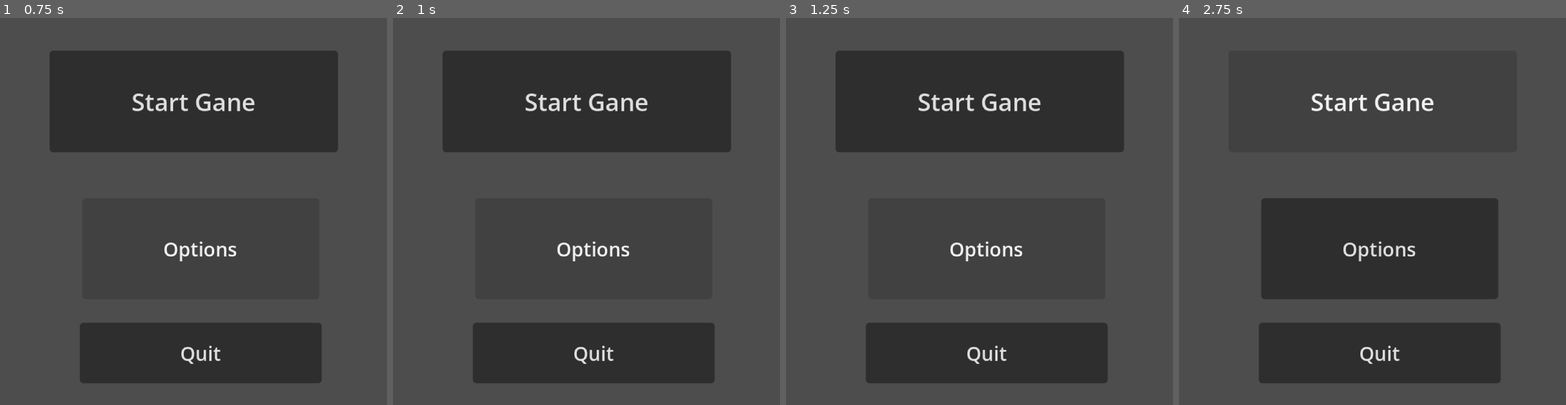
Above: before the commit, frames 1-4 (left to right).
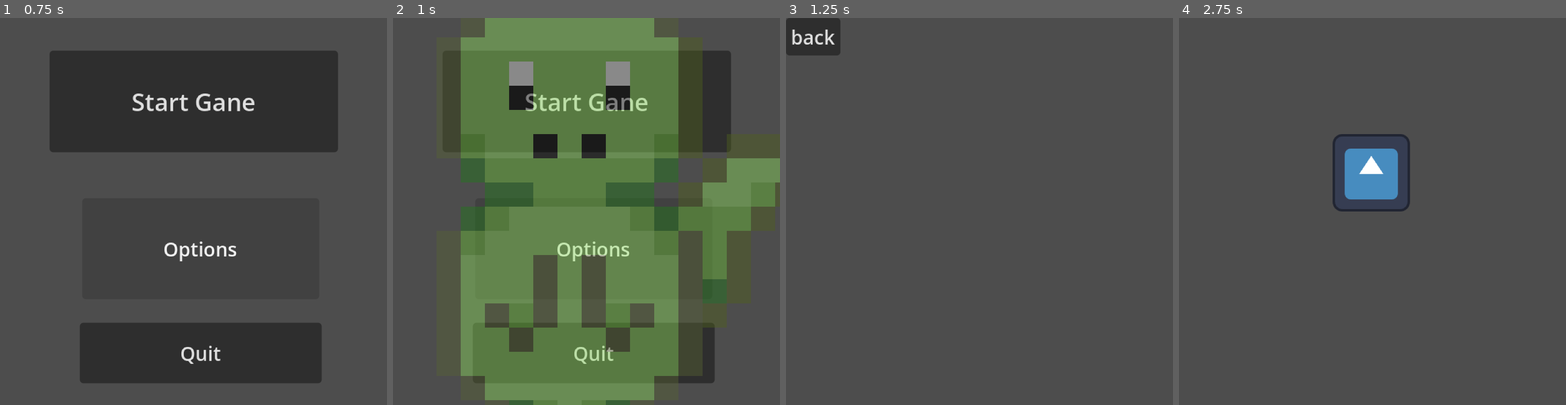
Above: after the commit, the same moments.

Repository: EricZhou-Krey/dino_die
Game: Godot game, scene res://scenes/main_menu.tscn
Same seed, same stepped clock (60 frames per second), same inputs: the game is played once before the commit and once after it. The engine's default icon, where the game draws it, is replaced by a stand-in: a white triangle on a blue panel in a dark square.
Inputs (mouse positions are in pixels of both pictures, inside the frame that each line leads up to):
- Up to frame 1 (0.75 s): click "Options" at 0.5 s
- Up to frame 2 (1 s): no input
- Up to frame 3 (1.25 s): no input
- Up to frame 4 (2.75 s): click (1206, 37) at 1.25 s, where only the run after the commit has a clickable "back"; click "Start Gane" at 2 s

Frame 1 is identical in both runs. In frame 2, 51% of the frame differs, in the area x 17-100%, y 0-100%; in frame 3, 31%; in frame 4, 28%.

Commit message:
funny fade idk how it works

Diff:
--- a/project.godot
+++ b/project.godot
@@ -16,7 +16,7 @@
 
 config/name="Dino Die"
 run/main_scene="res://scenes/main_menu.tscn"
-config/features=PackedStringArray("4.6", "Forward Plus")
+config/features=PackedStringArray("4.0", "Forward Plus")
 config/icon="res://icon.svg"
 
 [display]
@@ -31,47 +31,47 @@
 
 up={
 "deadzone": 0.5,
-"events": [Object(InputEventKey,"resource_local_to_scene":fa …(172 unchanged characters)… eycode":87,"key_label":0,"unicode":119,"location":0,"echo":false,"script":null)
+"events": [Object(InputEventKey,"resource_local_to_scene":fa …(172 unchanged characters)… eycode":87,"key_label":0,"unicode":119,"echo":false,"script":null)
 ]
 }
 down={
 "deadzone": 0.5,
-"events": [Object(InputEventKey,"resource_local_to_scene":fa …(172 unchanged characters)… eycode":83,"key_label":0,"unicode":115,"location":0,"echo":false,"script":null)
+"events": [Object(InputEventKey,"resource_local_to_scene":fa …(172 unchanged characters)… eycode":83,"key_label":0,"unicode":115,"echo":false,"script":null)
 ]
 }
 left={
 "deadzone": 0.5,
-"events": [Object(InputEventKey,"resource_local_to_scene":fa …(171 unchanged characters)… keycode":65,"key_label":0,"unicode":97,"location":0,"echo":false,"script":null)
+"events": [Object(InputEventKey,"resource_local_to_scene":fa …(171 unchanged characters)… keycode":65,"key_label":0,"unicode":97,"echo":false,"script":null)
 ]
 }
 right={
 "deadzone": 0.5,
-"events": [Object(InputEventKey,"resource_local_to_scene":fa …(172 unchanged characters)… eycode":68,"key_label":0,"unicode":100,"location":0,"echo":false,"script":null)
+"events": [Object(InputEventKey,"resource_local_to_scene":fa …(172 unchanged characters)… eycode":68,"key_label":0,"unicode":100,"echo":false,"script":null)
 ]
 }
 wait={
 "deadzone": 0.5,
-"events": [Object(InputEventKey,"resource_local_to_scene":fa …(171 unchanged characters)… keycode":32,"key_label":0,"unicode":32,"location":0,"echo":false,"script":null)
+"events": [Object(InputEventKey,"resource_local_to_scene":fa …(171 unchanged characters)… keycode":32,"key_label":0,"unicode":32,"echo":false,"script":null)
 ]
 }
 use_tool={
 "deadzone": 0.5,
-"events": [Object(InputEventKey,"resource_local_to_scene":fa …(172 unchanged characters)… eycode":69,"key_label":0,"unicode":101,"location":0,"echo":false,"script":null)
+"events": [Object(InputEventKey,"resource_local_to_scene":fa …(172 unchanged characters)… eycode":69,"key_label":0,"unicode":101,"echo":false,"script":null)
 ]
 }
 undo={
 "deadzone": 0.5,
-"events": [Object(InputEventKey,"resource_local_to_scene":fa …(172 unchanged characters)… eycode":90,"key_label":0,"unicode":122,"location":0,"echo":false,"script":null)
+"events": [Object(InputEventKey,"resource_local_to_scene":fa …(172 unchanged characters)… eycode":90,"key_label":0,"unicode":122,"echo":false,"script":null)
 ]
 }
 reset={
 "deadzone": 0.5,
-"events": [Object(InputEventKey,"resource_local_to_scene":fa …(172 unchanged characters)… eycode":82,"key_label":0,"unicode":114,"location":0,"echo":false,"script":null)
+"events": [Object(InputEventKey,"resource_local_to_scene":fa …(172 unchanged characters)… eycode":82,"key_label":0,"unicode":114,"echo":false,"script":null)
 ]
 }
 change_tool={
 "deadzone": 0.5,
-"events": [Object(InputEventKey,"resource_local_to_scene":fa …(172 unchanged characters)… eycode":81,"key_label":0,"unicode":113,"location":0,"echo":false,"script":null)
+"events": [Object(InputEventKey,"resource_local_to_scene":fa …(172 unchanged characters)… eycode":81,"key_label":0,"unicode":113,"echo":false,"script":null)
 ]
 }
 
--- a/scenes/example_level.tscn
+++ b/scenes/example_level.tscn
@@ -123,24 +123,12 @@
 
 [node name="Bush" parent="." instance=ExtResource("7_m75qw")]
 position = Vector2(48, 48)
-burn_timer = 3
-random_bush = true
-facing_direction = Vector2i(1, 0)
-height = 0
 
 [node name="Bush2" parent="." instance=ExtResource("7_m75qw")]
 position = Vector2(80, 48)
-burn_timer = 3
-random_bush = true
-facing_direction = Vector2i(1, 0)
-height = 0
 
 [node name="Bush3" parent="." instance=ExtResource("7_m75qw")]
 position = Vector2(112, 48)
-burn_timer = 3
-random_bush = true
-facing_direction = Vector2i(1, 0)
-height = 0
 
 [node name="Player" parent="." instance=ExtResource("3_l43yc")]
 position = Vector2(176, 112)
--- a/scenes/main_menu.tscn
+++ b/scenes/main_menu.tscn
@@ -1,17 +1,30 @@
-[gd_scene load_steps=5 format=3 uid="uid://b30qd50q2sbod"]
+[gd_scene load_steps=6 format=3 uid="uid://b30qd50q2sbod"]
 
 [ext_resource type="Script" path="res://scripts/main_menu.gd" id="1_l6cm7"]
+[ext_resource type="Texture2D" uid="uid://bvhmk5e7now6f" path="res://assets/Dino/BabyDino.png" id="2_mcedx"]
 
-[sub_resource type="Animation" id="Animation_evrlg"]
+[sub_resource type="Animation" id="Animation_skamu"]
 resource_name = "fade_in"
+tracks/0/type = "value"
+tracks/0/imported = false
+tracks/0/enabled = true
+tracks/0/path = NodePath("../Sprite2D:modulate")
+tracks/0/interp = 1
+tracks/0/loop_wrap = true
+tracks/0/keys = {
+"times": PackedFloat32Array(0.2, 0.7),
+"transitions": PackedFloat32Array(1, 1),
+"update": 0,
+"values": [Color(1, 1, 1, 0), Color(1, 1, 1, 1)]
+}
 
-[sub_resource type="Animation" id="Animation_2hu6h"]
+[sub_resource type="Animation" id="Animation_a5kg6"]
 resource_name = "fade_out"
 
-[sub_resource type="AnimationLibrary" id="AnimationLibrary_kptiq"]
+[sub_resource type="AnimationLibrary" id="AnimationLibrary_odldb"]
 _data = {
-"fade_in": SubResource("Animation_evrlg"),
-"fade_out": SubResource("Animation_2hu6h")
+"fade_in": SubResource("Animation_skamu"),
+"fade_out": SubResource("Animation_a5kg6")
 }
 
 [node name="MainMenu" type="Control"]
@@ -74,11 +87,6 @@
 offset_right = 40.0
 offset_bottom = 40.0
 
-[node name="AnimationPlayer" type="AnimationPlayer" parent="fade_transition"]
-libraries = {
-"": SubResource("AnimationLibrary_kptiq")
-}
-
 [node name="fade_in" type="Timer" parent="fade_transition"]
 wait_time = 0.5
 one_shot = true
@@ -87,6 +95,19 @@
 wait_time = 0.5
 one_shot = true
 
+[node name="AnimationPlayer" type="AnimationPlayer" parent="fade_transition"]
+libraries = {
+"": SubResource("AnimationLibrary_odldb")
+}
+
+[node name="Sprite2D" type="Sprite2D" parent="."]
+modulate = Color(1, 1, 1, 0)
+position = Vector2(816, 176)
+scale = Vector2(20, 20)
+texture = ExtResource("2_mcedx")
+
 [connection signal="pressed" from="Start" to="." method="_on_start_pressed"]
 [connection signal="pressed" from="Options" to="." method="_on_options_pressed"]
 [connection signal="pressed" from="Quit" to="." method="_on_quit_pressed"]
+[connection signal="timeout" from="fade_transition/fade_in" to="." method="_on_fade_in_timeout"]
+[connection signal="timeout" from="fade_transition/fade_out" to="." method="_on_fade_out_timeout"]
--- a/scripts/main_menu.gd
+++ b/scripts/main_menu.gd
@@ -4,12 +4,10 @@
 
 func _ready() -> void:
 	$fade_transition.show()
-	$fade_transition/AnimationPlayer.play("fade_in")
-	$fade_transition/fade_in.start()
 
 func fade_out () -> void:
 	$fade_transition.show()
-	$fade_transition/AnimationPlayer.play("fade_out")
+	$fade_transition/AnimationPlayer.play("fade_in")
 	$fade_transition/fade_out.start()
 
 func _on_start_pressed() -> void:
@@ -26,11 +24,8 @@
 	button_pressed = "quit"
 	fade_out()
 
-
 func _on_fade_in_timeout() -> void:
 	$fade_transition.hide()
-
-
 
 func _on_fade_out_timeout() -> void:
 	match button_pressed:
